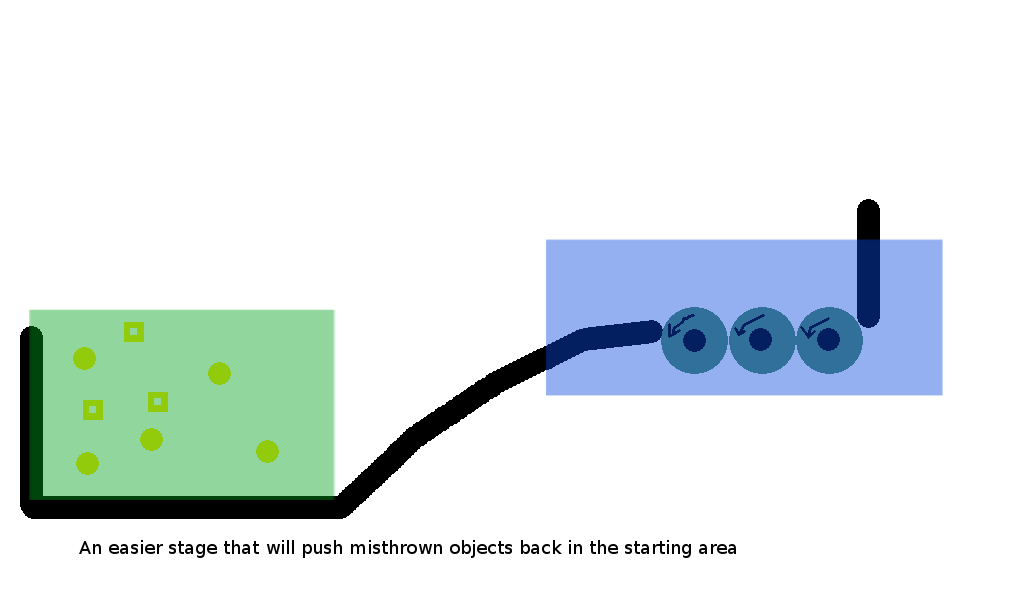
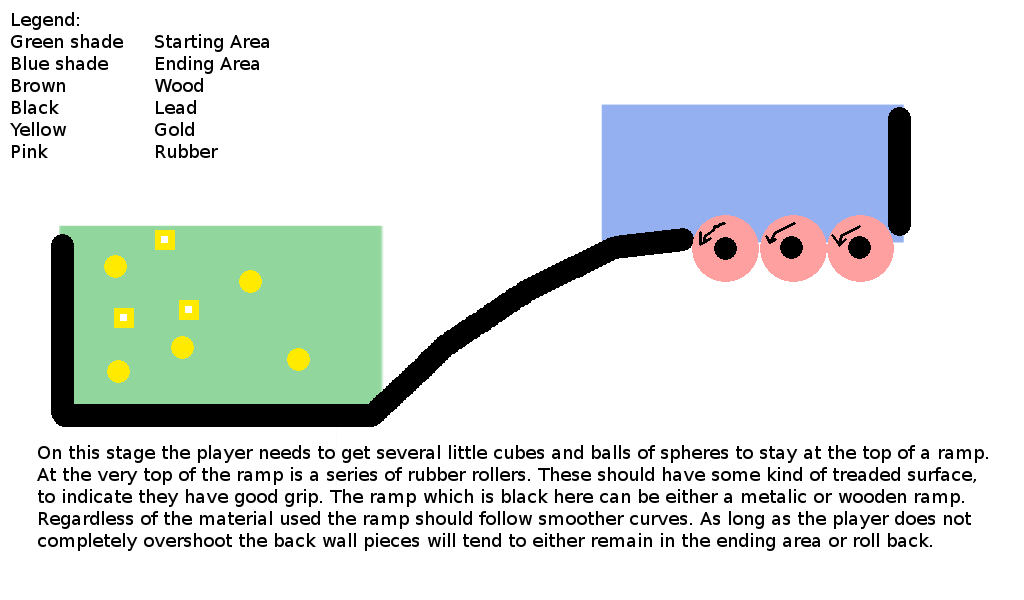
The second 1024 × 600 image is a revision of the first. Changes to its layers:
renamed "Background" to "Stuff", moved it above "Landing Area", painted on it over [10, 12, 988, 558]
painted on "Landing Area" over [546, 104, 943, 396]
removed layer "An easier stage that will push..." over [79, 540, 736, 558]
added layer "Legend: ..." above "On this stage the player needs..." over [10, 12, 269, 158]
added layer "On this stage the player needs..." above "Starting area" over [37, 445, 988, 551]
painted on "Starting area" over [29, 225, 384, 500]
added layer "Background" over [10, 12, 988, 558]
